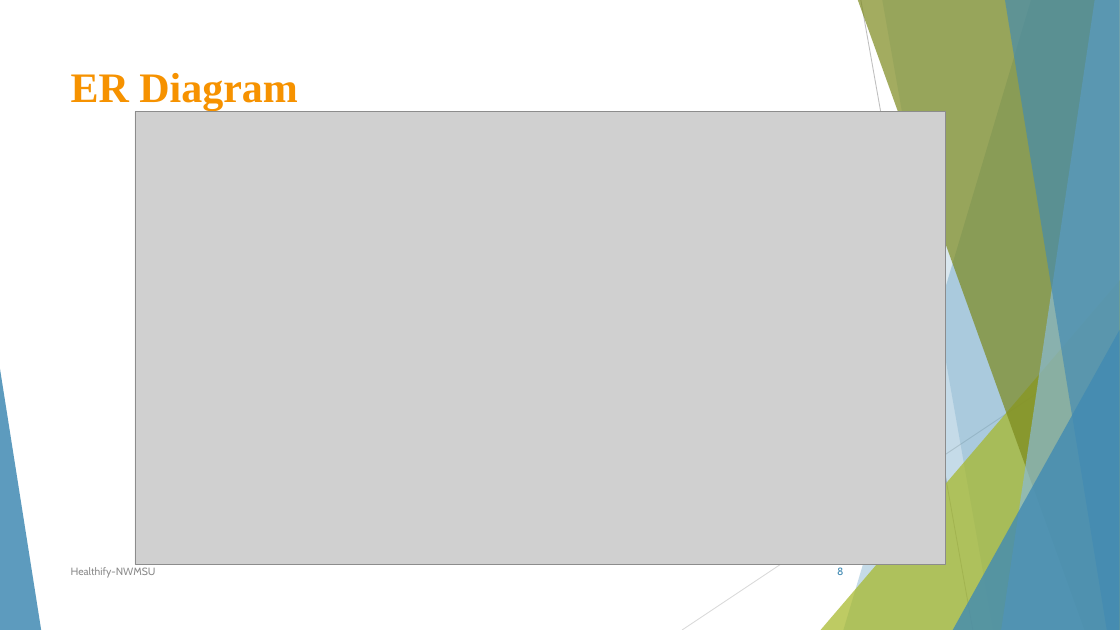
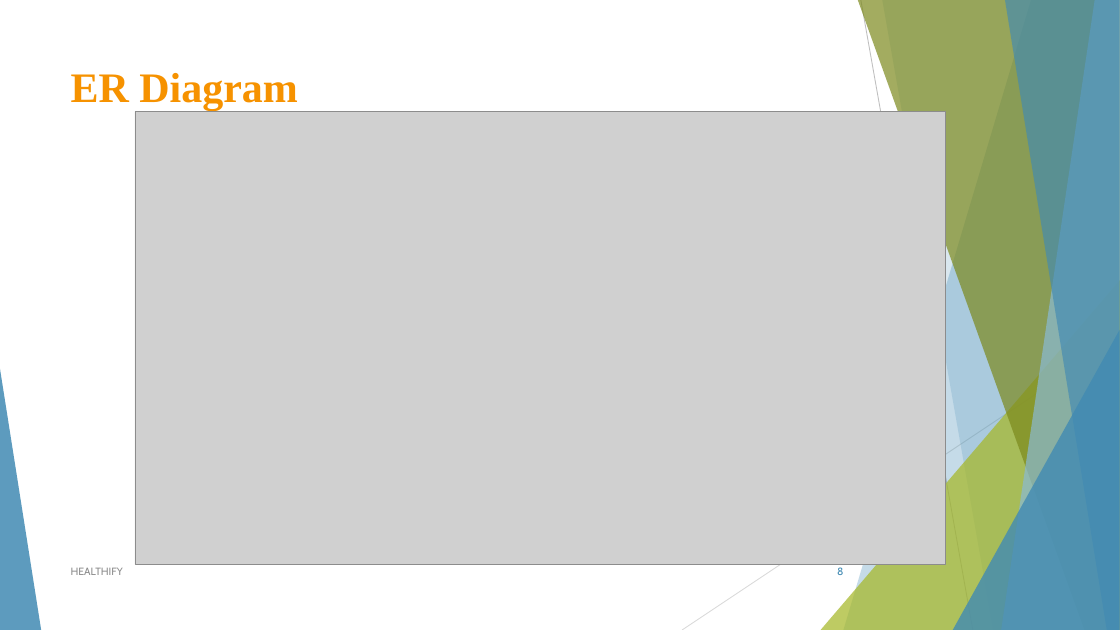
Before and after one commit to sowmyathogiti/Healthify, a slide deck: slide 8 of Healthify.pptx. Drawn at 1120x630 pixels with LibreOffice and Linux fonts; fonts in the diff are those of the drawing; grey boxes stand for pictures. Boxes give left, top, right and bottom in pixels: in the first picture for what was removed or moved away, otherwise in the second. Text is boxed around its words. In the diff, an @@ line names an element or a change of style, - is before the commit and + after.

```diff
--- a/Healthify.pptx
+++ b/Healthify.pptx
@@ text at [71,567,123,575]: text changed @@
-Healthify-NWMSU
+HEALTHIFY
```
Also in this commit, not shown: 15 other slides changed.
